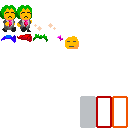
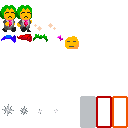
Layer changes from the first 128 x 128 image to the second:
painted on "putt putt" over (2, 104, 58, 116)
